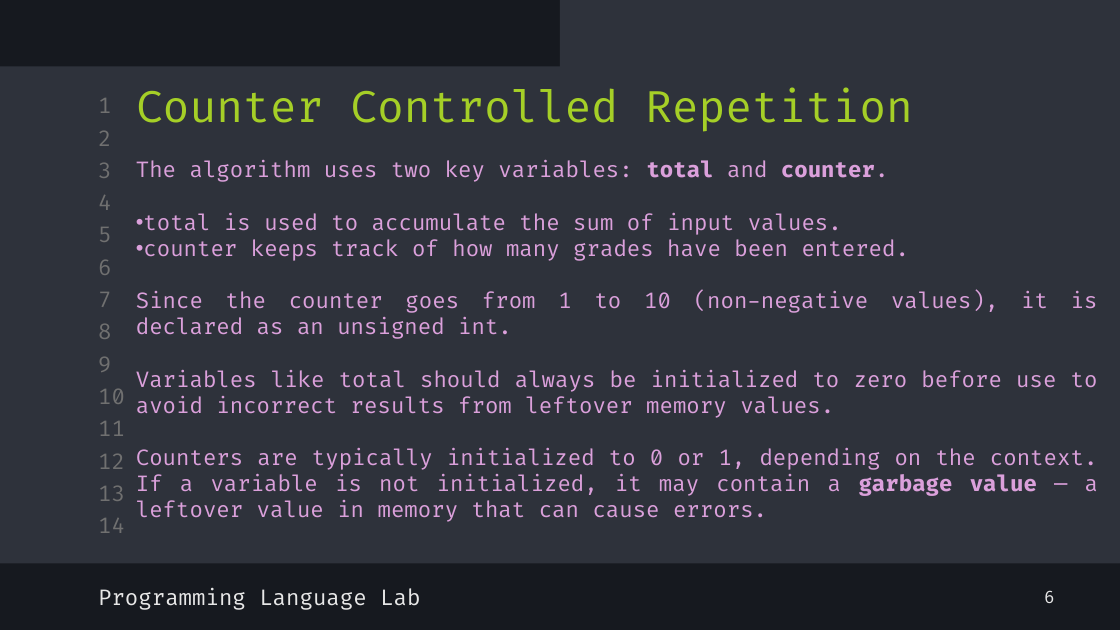
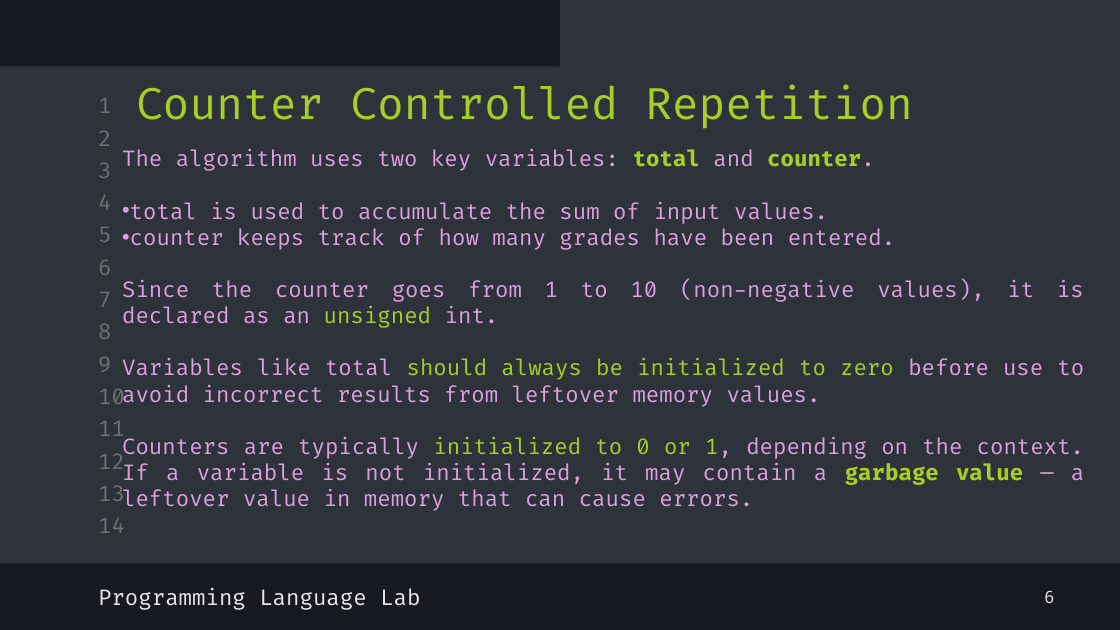
Before and after one commit to shayan-naghizadeh/C-Lab-AUT, a slide deck: slide 8 of slides/5.Loop/Loop.pptx. Drawn at 1120x630 pixels with LibreOffice and Linux fonts; fonts in the diff are those of the drawing. Boxes give left, top, right and bottom in pixels: in the first picture for what was removed or moved away, otherwise in the second. Text is boxed around its words. In the diff, an @@ line names an element or a change of style, - is before the commit and + after.

```diff
--- a/slides/5.Loop/Loop.pptx
+++ b/slides/5.Loop/Loop.pptx
@@ text "The algorithm uses two key ...": place and size @@
-text "The algorithm uses two key ..." at (136, 160, 1098, 522)
+text "The algorithm uses two key ..." at (122, 149, 1084, 511)
@@ text at (122, 149, 1084, 511): text colour #DBA0DB to #A5CF27 in "total counter.", "unsigned", "should always be initialized to zero", "initialized to 0 or 1, garbage value" @@
```
Also in this commit, not shown: 5 other slides changed, 8 other files.
